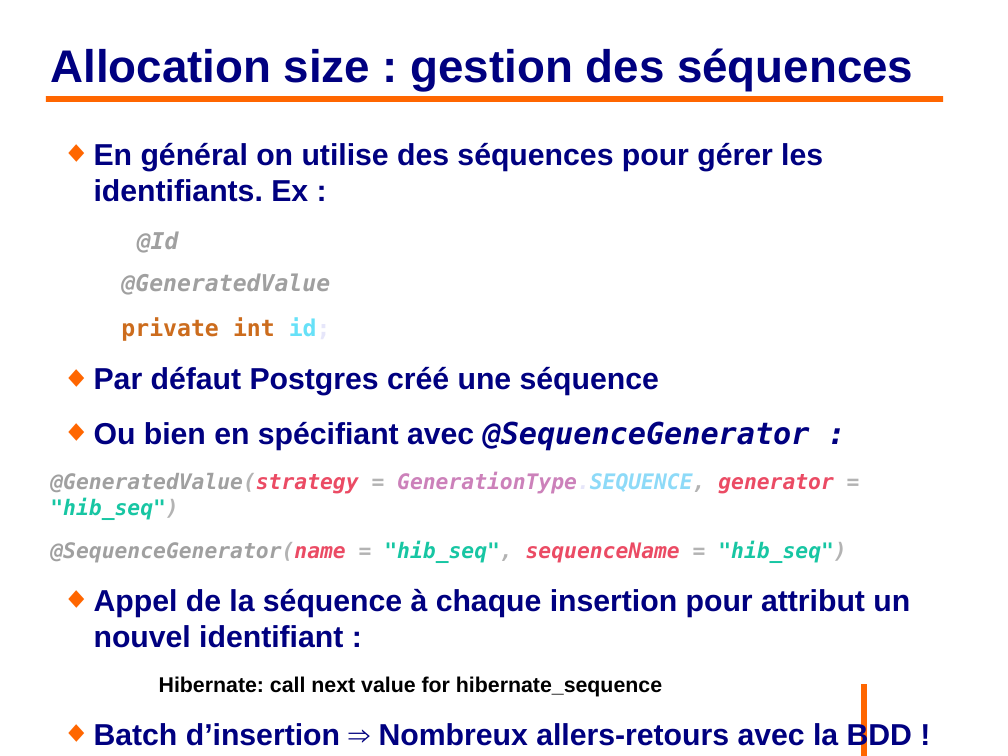
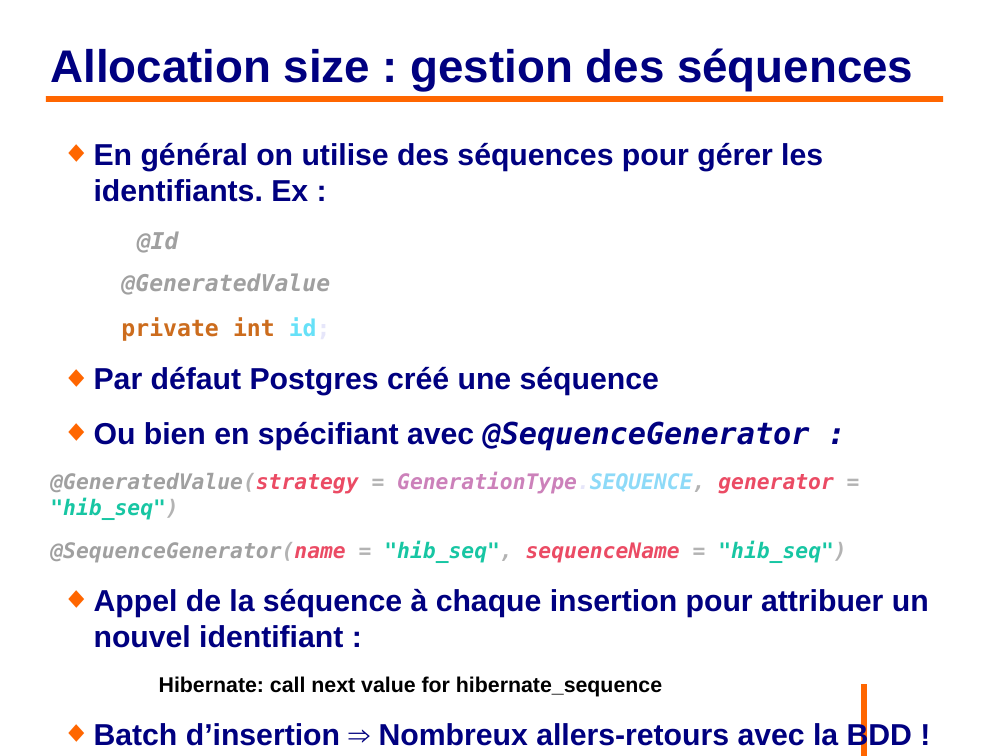
Before and after one commit to philphils/formation-hibernate-avancee, a slide deck: slide 24 of Documentation/diapo_formation_hibernate_avancee.odp. Drawn at 1008x756 pixels with LibreOffice and Linux fonts; fonts in the diff are those of the drawing; background and template pictures are left out. Boxes give left, top, right and bottom in pixels: in the first picture for what was removed or moved away, otherwise in the second. Text is boxed around its words. In the diff, an @@ line names an element or a change of style, - is before the commit and + after.

```diff
--- a/Documentation/diapo_formation_hibernate_avancee.odp
+++ b/Documentation/diapo_formation_hibernate_avancee.odp
@@ text at [94, 588, 929, 648]: text changed @@
-◆ Appel de la séquence à chaque insertion pour attribut un nouvel identifiant :
+◆ Appel de la séquence à chaque insertion pour attribuer un nouvel identifiant :
```
Also in this commit, not shown: 6 other slides changed.
